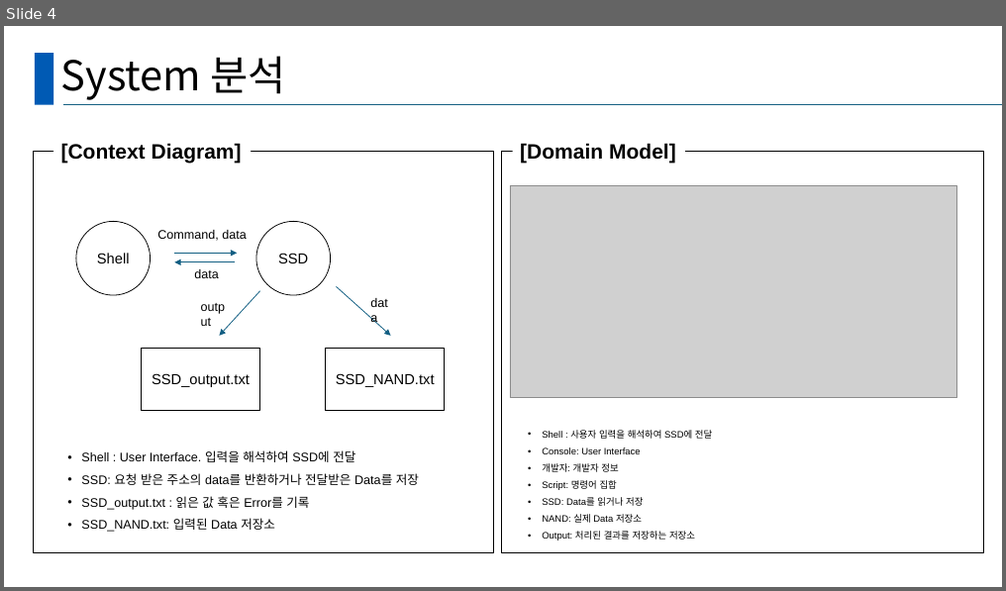
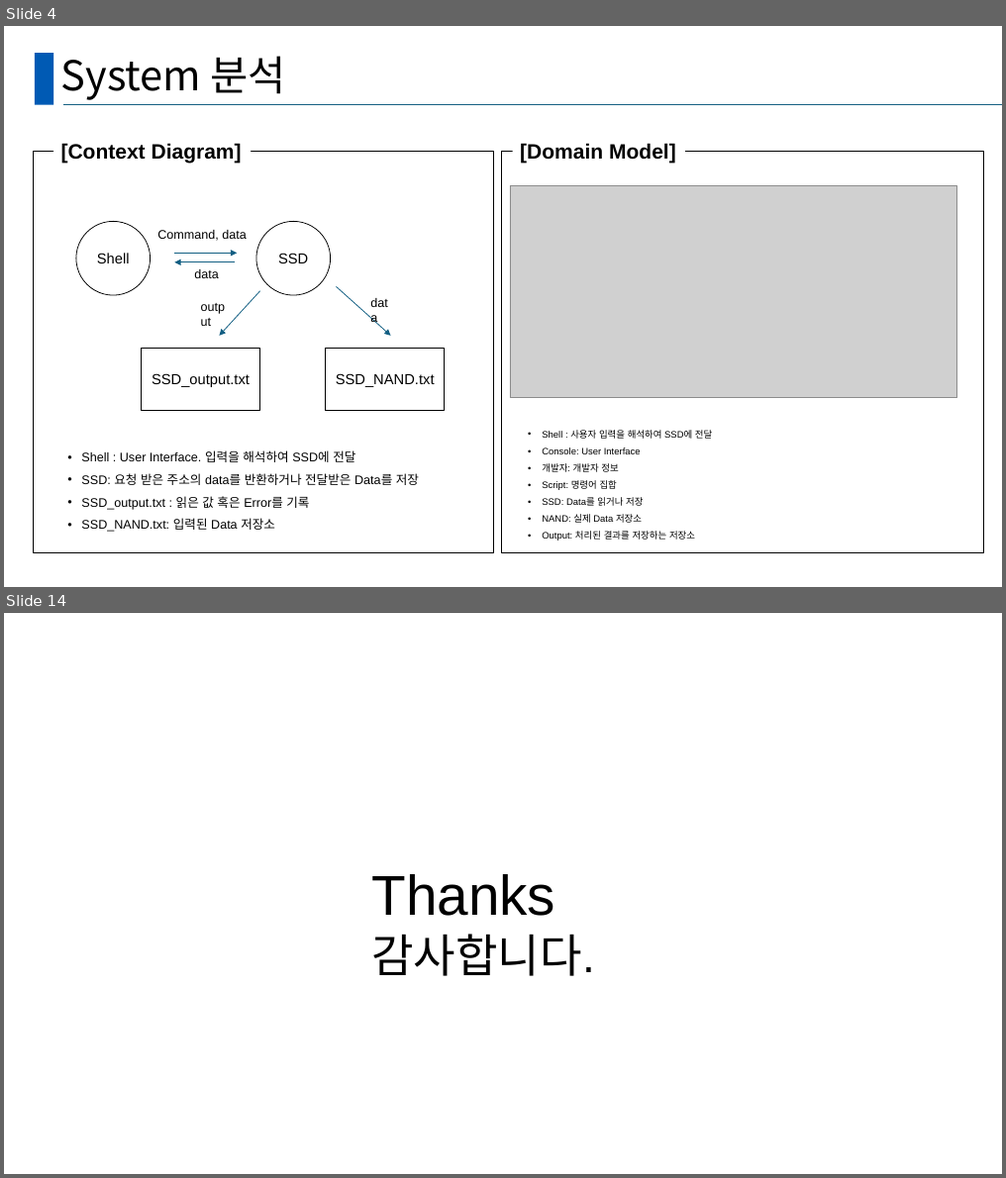
Before and after one commit to Hyominii/ssd, a slide deck: SSD_B_BestReviewer.pptx. Shown one above the other, each under a label of ours: slide 4 before the commit, slides 4 and 14 after it; the slides between them are not shown. The pictures are 1006x591 and 1006x1178 pixels, drawn with LibreOffice and Linux fonts; fonts in the diff are those of the drawing; grey boxes stand for pictures. Boxes give left, top, right and bottom in pixels: in the first picture for what was removed or moved away, otherwise in the second. Text is boxed around its words. In the diff, an @@ line names an element or a change of style, - is before the commit and + after.

```diff
--- a/SSD_B_BestReviewer.pptx
+++ b/SSD_B_BestReviewer.pptx
@@ slide 14 added at [4,613,1002,1174], background #FFFFFF @@
@@ text added at [371,874,595,976], 54 pt, text #000000 @@
+Thanks
+감사합니다.
```
Also in this commit, not shown: 4 slides changed, 7 other slides added, 4 slides removed.
